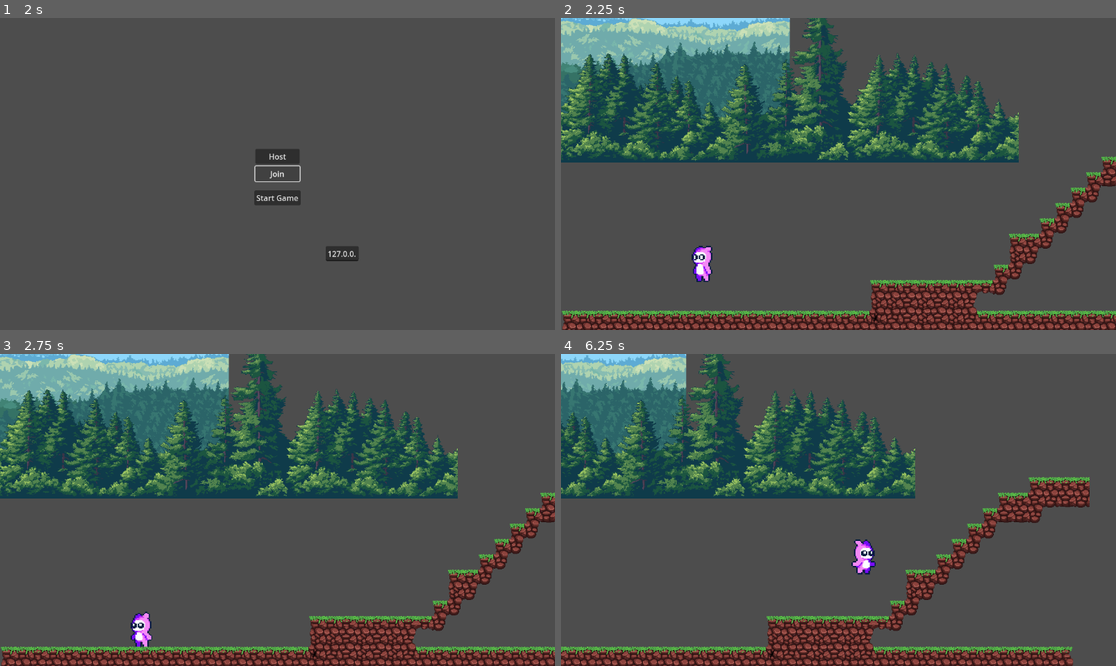
Above: before the commit, frames 1-4 (two rows, left to right).
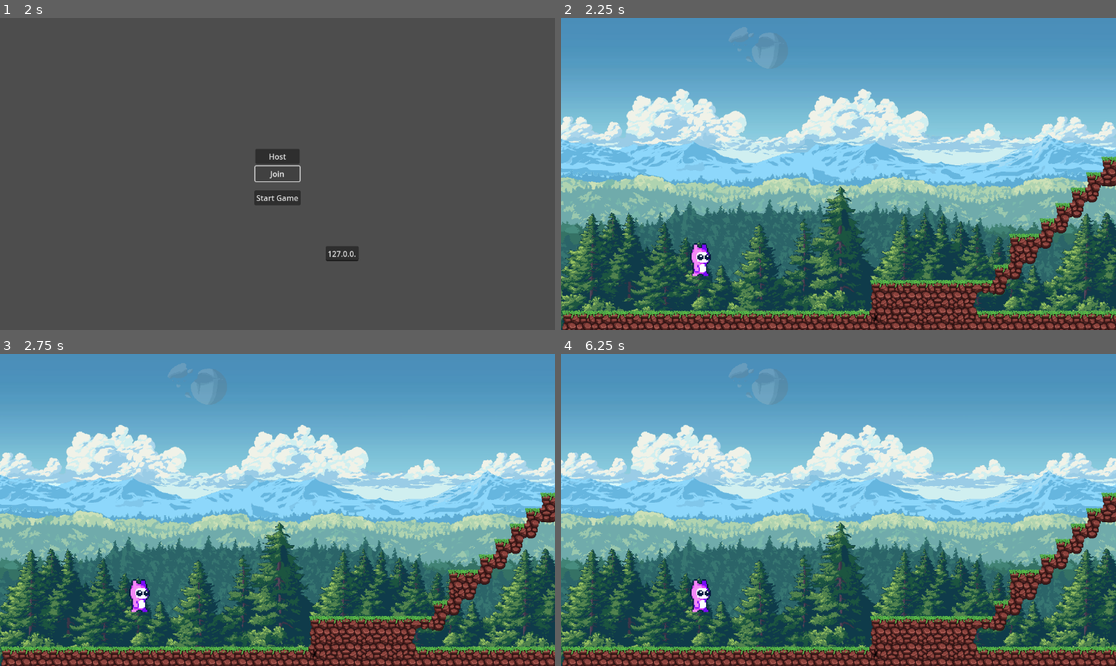
Above: after the commit, the same moments.

Repository: oberthan/Platformer
Game: Godot game, scene res://Main.tscn
Two runs of this game, one before a commit and one after it. Both use one fixed random seed, a clock stepped at 60 frames per second and the inputs below.
Inputs:
- Up to frame 1 (2 s): click "Host" at 0.5 s; click "Join" at 1.25 s
- Up to frame 2 (2.25 s): click "Start Game" at 2 s
- Up to frame 3 (2.75 s): no input
- Up to frame 4 (6.25 s): hold D (right) 2.78-4.28 s; tap Space (jump) at 2.85, 3.02, 3.32, 3.6, 3.77, 4.07, 4.35, 5.1, 5.27, 5.57, 5.85, 6.02 s; hold A (left) 4.28-5.03 s; hold D (right) from 5.03 s (still down)

Frame 1 is identical in both runs. In frame 2, 90% of the frame differs, in the area x 0-100%, y 0-100%; in frame 3, 90%; in frame 4, 98%.
Error after the commit: Invalid access to property or key '1' on a base object of type 'Dictionary'. (res://network.gd:68)

Commit message:
Smooth server side movement. Optimize server. Player roles.

Diff:
--- a/Background.gd
+++ b/Background.gd
@@ -19,8 +19,12 @@
 		call_deferred("_init_parallax")
 
 func _ready() -> void:
-	# Camera will be set by the authoritative player.
-	pass
+	set_camera_to_follow(get_viewport().get_camera_2d())
+
+#func _process(delta: float) -> void:
+	#if cam == null:
+		#print("Trying to set cam again: ")
+		#set_camera_to_follow(get_viewport().get_camera_2d())
 
 func _init_parallax():
 	if cam == null:
--- a/Level.gd
+++ b/Level.gd
@@ -3,8 +3,15 @@
 @export var player_scene: PackedScene
 @onready var spawn_point = $SpawnPoint
 
+var role_counter: int = 1
+
 func _ready():
 	if Network.is_server:
+		# The server does not need a background. Remove it to save resources.
+		var background = find_child("Forest", false) # find_child is not recursive by default
+		if background:
+			background.queue_free()
+
 		for id in Network.get_all_player_ids():
 			if id == 1 and "--server" not in OS.get_cmdline_args():
 				add_player(id)
@@ -16,17 +23,21 @@
 
 # This function is only called on the server
 func add_player(id: int):
-	rpc("spawn_player_on_clients", id)
+	rpc("spawn_player_on_clients", id, role_counter)
+	role_counter+=1
+
 
 # This function is only called on the server
 func remove_player(id: int):
 	rpc("despawn_player_on_clients", id)
 
 @rpc("any_peer", "call_local")
-func spawn_player_on_clients(id: int):
+func spawn_player_on_clients(id: int, role: int):
 	var player = player_scene.instantiate()
 	player.name = str(id)
 	player.position = spawn_point.position
+	player.player_role = role
+	print("Player has role ", role)
 	add_child(player)
 	player.set_multiplayer_authority(id)
 	if Network.is_server:
@@ -47,3 +58,6 @@
 				var player_node = Network.players[player_id]
 				var inputs = Network.player_inputs[player_id]
 				player_node.apply_server_input(inputs, delta)
+
+				# Reset the jump input after it has been processed.
+				Network.player_inputs[player_id].jump = false
--- a/Level_1.tscn
+++ b/Level_1.tscn
@@ -77,62 +77,62 @@
 script = ExtResource("1_hqns4")
 player_scene = ExtResource("2_x0ka3")
 
-[node name="Forest" type="Node2D" parent="."]
+[node name="Background" type="Node2D" parent="."]
 script = ExtResource("1_0h7mo")
 
-[node name="Sky" type="Parallax2D" parent="Forest"]
+[node name="Sky" type="Parallax2D" parent="Background"]
 scale = Vector2(0.5, 0.5)
 autoscroll = Vector2(2.5, 0)
 repeat_times = 4
 
-[node name="Sky" type="Sprite2D" parent="Forest/Sky"]
+[node name="Sky" type="Sprite2D" parent="Background/Sky"]
 texture = ExtResource("12_k73cj")
 region_rect = Rect2(9, 6, 1891, 1195)
 
-[node name="Parallax2D4" type="Parallax2D" parent="Forest"]
+[node name="Parallax2D4" type="Parallax2D" parent="Background"]
 scale = Vector2(0.25, 0.25)
 repeat_times = 4
 
-[node name="Moon" type="Sprite2D" parent="Forest/Parallax2D4"]
+[node name="Moon" type="Sprite2D" parent="Background/Parallax2D4"]
 texture = ExtResource("9_d2bti")
 
-[node name="Parallax2D5" type="Parallax2D" parent="Forest"]
+[node name="Parallax2D5" type="Parallax2D" parent="Background"]
 scale = Vector2(0.25, 0.25)
 repeat_times = 4
 
-[node name="Mountain" type="Sprite2D" parent="Forest/Parallax2D5"]
+[node name="Mountain" type="Sprite2D" parent="Background/Parallax2D5"]
 texture = ExtResource("10_ta5nu")
 region_enabled = true
 region_rect = Rect2(0, 0, 3797.5, 2400)
 
-[node name="Parallax2D" type="Parallax2D" parent="Forest"]
+[node name="Parallax2D" type="Parallax2D" parent="Background"]
 scale = Vector2(0.25, 0.25)
 repeat_times = 4
 
-[node name="Back" type="Sprite2D" parent="Forest/Parallax2D"]
+[node name="Back" type="Sprite2D" parent="Background/Parallax2D"]
 texture = ExtResource("6_x0ka3")
 
-[node name="Parallax2D3" type="Parallax2D" parent="Forest"]
+[node name="Parallax2D3" type="Parallax2D" parent="Background"]
 scale = Vector2(0.25, 0.25)
 repeat_times = 4
 
-[node name="Mid" type="Sprite2D" parent="Forest/Parallax2D3"]
+[node name="Mid" type="Sprite2D" parent="Background/Parallax2D3"]
 texture = ExtResource("8_nr8wp")
 
-[node name="Parallax2D2" type="Parallax2D" parent="Forest"]
+[node name="Parallax2D2" type="Parallax2D" parent="Background"]
 scale = Vector2(0.5, 0.5)
 repeat_times = 4
 
-[node name="Long" type="Sprite2D" parent="Forest/Parallax2D2"]
+[node name="Long" type="Sprite2D" parent="Background/Parallax2D2"]
 texture = ExtResource("7_0h7mo")
 
-[node name="Parallax2D6" type="Parallax2D" parent="Forest"]
+[node name="Parallax2D6" type="Parallax2D" parent="Background"]
 visible = false
 scale = Vector2(0.25, 0.25)
 scroll_offset = Vector2(0, 50)
 repeat_times = 4
 
-[node name="Short" type="Sprite2D" parent="Forest/Parallax2D6"]
+[node name="Short" type="Sprite2D" parent="Background/Parallax2D6"]
 texture = ExtResource("11_flf07")
 region_enabled = true
 region_rect = Rect2(0, 0, 3792, 2400)
--- a/Main.gd
+++ b/Main.gd
@@ -8,12 +8,12 @@
 	add_child(ip_address_input)
 
 func _on_host_pressed() -> void:
-	Network.start_server(4242, 2)
+	Network.start_server(1221, 2)
 	# The server will automatically switch to the level when it's ready.
 
 func _on_join_pressed() -> void:
 	var ip = ip_address_input.text
-	Network.start_client(ip, 4242)
+	Network.start_client(ip, 1221)
 
 
 func _on_start_game_pressed():
--- a/Player.gd
+++ b/Player.gd
@@ -1,6 +1,7 @@
 extends CharacterBody2D
 
 @export var cam = Camera2D
+@export var player_role: int = 0
 @onready var animation_sprite: AnimatedSprite2D = $AnimatedSprite2D
 @onready var collider_body: CollisionShape2D = $ColliderBody
 @onready var collider_top: CollisionShape2D = $ColliderTop
@@ -45,7 +46,7 @@
 		if background:
 			background.set_camera_to_follow(cam)
 
-	match name.to_int():
+	match player_role:
 		1:
 			print("Player 1 using Pink")
 			animation_sprite.sprite_frames = preload("res://Pink_Monster_Frames.tres")
@@ -63,24 +64,6 @@
 
 var prev_animation = ""
 func _process(delta: float) -> void:
-	# Animation logic can remain client-side for responsiveness,
-	# but the server's state will ultimately be authoritative.
-	# This is a cosmetic layer.
-	var animationName = ""
-	if velocity == Vector2.ZERO:
-		animationName = "Idle"
-	elif is_on_floor():
-		animationName = "Walk"
-	else:
-		animationName = "Jump"
-
-	animation_sprite.play(animationName)
-	animation_sprite.set_flip_h(facing_left)
-
-	if is_multiplayer_authority() and animationName != prev_animation:
-		prev_animation = animationName
-		rpc("update_animation", name, animationName, facing_left)
-
 	if health >= 100:
 		health_bar.hide()
 	else:
@@ -102,8 +85,11 @@
 	if !Network.is_server:
 		# If server_position is not zero, start interpolating.
 		if server_position != Vector2.ZERO:
-			position = server_position
-			velocity = server_velocity
+			if position.distance_to(server_position) < 0.1:
+				position = server_position
+			else:
+				position = position.lerp(server_position, 0.2)
+			move_and_slide()
 
 # This function is only ever executed on the server.
 func apply_server_input(p_inputs, delta):
@@ -121,13 +107,25 @@
 
 	if direction:
 		velocity.x = direction * SPEED
-		if facing_left != (direction<0):
-			facing_left = direction<0
-			rpc("update_animation", name, prev_animation, facing_left)
 	else:
 		velocity.x = move_toward(velocity.x, 0, SPEED)
+	facing_left = velocity.x < 0
 
 	move_and_slide()
+
+	# Server-authoritative animation logic
+	var new_animation = ""
+	if velocity == Vector2.ZERO:
+		new_animation = "Idle"
+	elif is_on_floor():
+		new_animation = "Walk"
+	else:
+		new_animation = "Jump"
+
+	if new_animation != prev_animation:
+		prev_animation = new_animation
+		rpc("update_animation", name, new_animation, facing_left)
+
 
 	if position.y > 1000:
 		position.y = -100
@@ -144,18 +142,18 @@
 @rpc("unreliable", "any_peer", "call_local")
 func update_client_state(p_position, p_velocity):
 	if !Network.is_server:
+		var pos_margin = 0.1
 		server_position = p_position
 		server_velocity = p_velocity
+		velocity = server_velocity
 
 @rpc("any_peer", "call_local")
 func update_animation(id, animationName, flip):
-	if !is_multiplayer_authority():
-		if name == id:
-			animation_sprite.set_flip_h(flip)
-			animation_sprite.play(animationName)
+	if name == id:
+		animation_sprite.set_flip_h(flip)
+		animation_sprite.play(animationName)
 
 @rpc("any_peer", "call_local")
 func update_health(id, hp):
-	if !is_multiplayer_authority():
-		if name == id:
-			health = hp
+	if name == id:
+		health = hp
--- a/network.gd
+++ b/network.gd
@@ -8,9 +8,10 @@
 var connected_players = 0
 var max_players = 2
 
+
 func _ready():
 	if "--server" in OS.get_cmdline_args():
-		start_server(4242, 2)
+		start_server(1221, 2)
 
 func start_server(port, max_clients):
 	is_server = true
@@ -59,4 +60,10 @@
 @rpc("any_peer", "call_local")
 func receive_player_input(id, inputs):
 	if is_server:
-		player_inputs[id] = inputs
+			# Don't just overwrite the old inputs. Continuous inputs (like left/right)
+		# should be overwritten, but single-press actions (like jump) should be merged.
+		if inputs.jump:
+			player_inputs[id].jump = true
+
+		player_inputs[id].left = inputs.left
+		player_inputs[id].right = inputs.right
